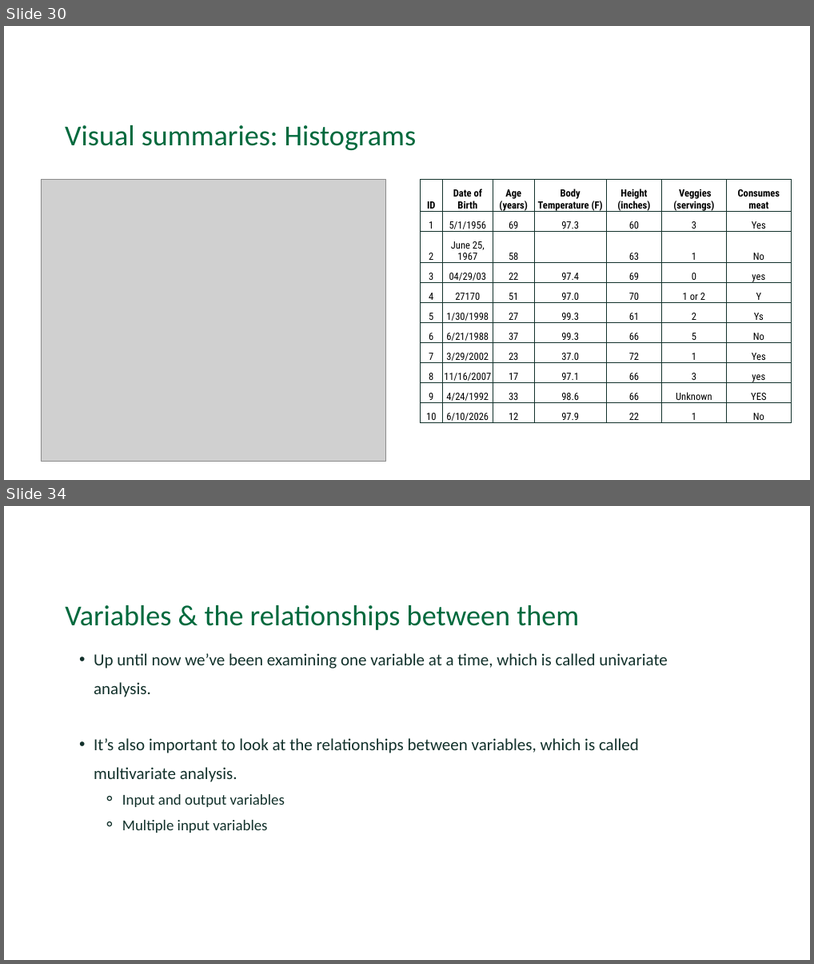
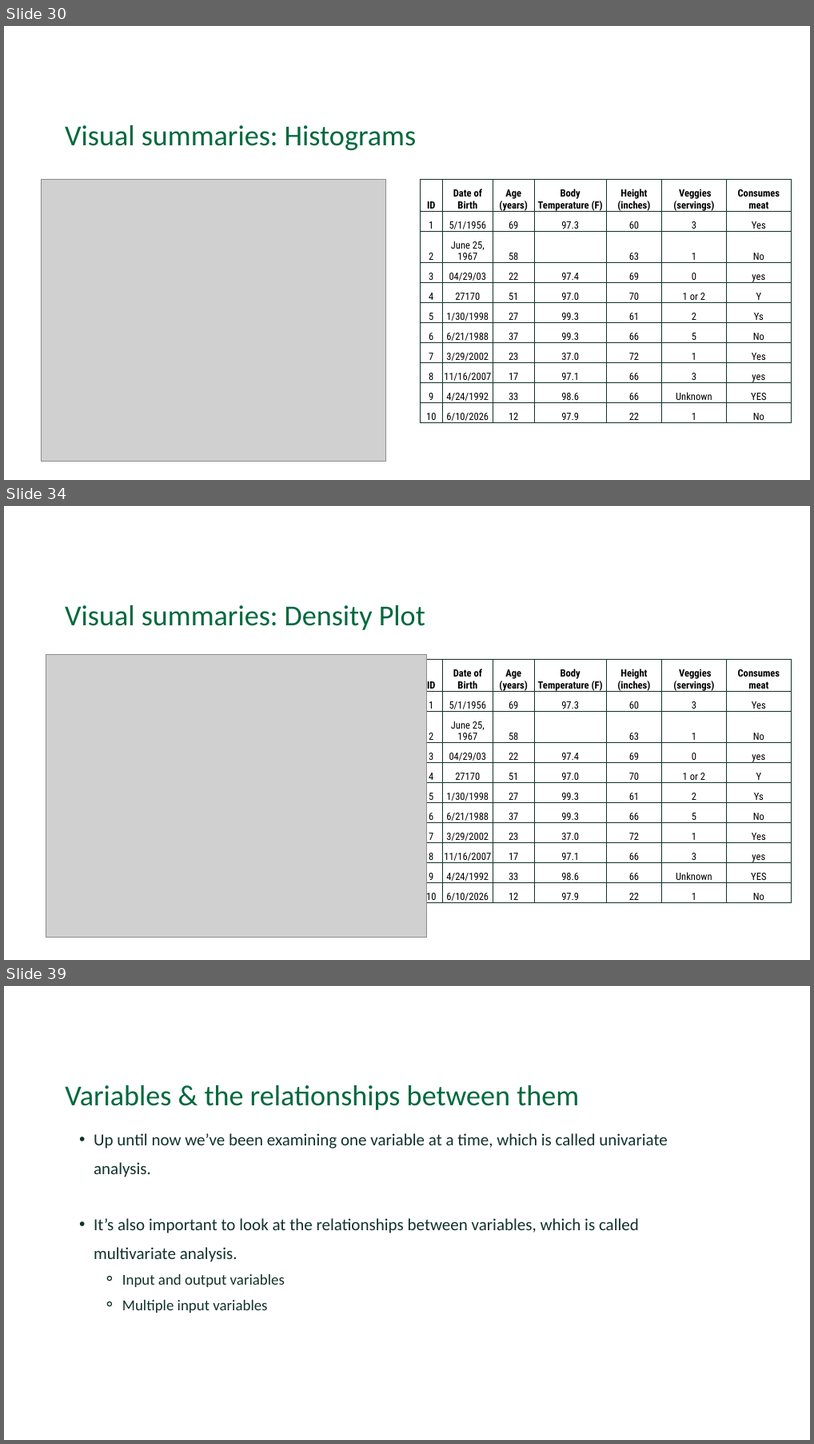
Before and after one commit to Dartmouth-Libraries/r_research-fundamentals_ws, a slide deck: slides/02a_Exploratory-Data-Analysis_EDA.pptx. Shown one above the other, each under a label of ours: slides 30 and 34 before the commit, slides 30, 34 and 39 after it; the slides between them are not shown. The pictures are 814x964 and 814x1444 pixels, drawn with LibreOffice and Linux fonts; fonts in the diff are those of the drawing; grey boxes stand for pictures; background and template pictures are left out. Boxes give left, top, right and bottom in pixels: in the first picture for what was removed or moved away, otherwise in the second. Text is boxed around its words. In the diff, an @@ line names an element or a change of style, - is before the commit and + after.

```diff
--- a/slides/02a_Exploratory-Data-Analysis_EDA.pptx
+++ b/slides/02a_Exploratory-Data-Analysis_EDA.pptx
@@ slide 34 added at bbox=[4, 506, 810, 960], background #FFFFFF @@
@@ text added at bbox=[65, 605, 426, 630], 34.5 pt, text #00693D @@
+Visual summaries: Density Plot
@@ picture added at bbox=[46, 654, 427, 936] @@
@@ table added at bbox=[420, 660, 792, 906], 11 rows, 7 columns @@
+ID | Date of Birth | Age (years) | Body Temperature (F) | Height (inches) | Veggies (servings) | Consumes meat
+1 | 5/1/1956 | 69 | 97.3 | 60 | 3 | Yes
+2 | June 25, 1967 | 58 |  | 63 | 1 | No
+3 | 04/29/03 | 22 | 97.4 | 69 | 0 | yes
+4 | 27170 | 51 | 97.0 | 70 | 1 or 2 | Y
+5 | 1/30/1998 | 27 | 99.3 | 61 | 2 | Ys
+6 | 6/21/1988 | 37 | 99.3 | 66 | 5 | No
+7 | 3/29/2002 | 23 | 37.0 | 72 | 1 | Yes
+8 | 11/16/2007 | 17 | 97.1 | 66 | 3 | yes
+9 | 4/24/1992 | 33 | 98.6 | 66 | Unknown | YES
+10 | 6/10/2026 | 12 | 97.9 | 22 | 1 | No
@@ what was slide 34 is now slide 39 @@
```
Also in this commit, not shown: 8 slides changed, 4 other slides added.
